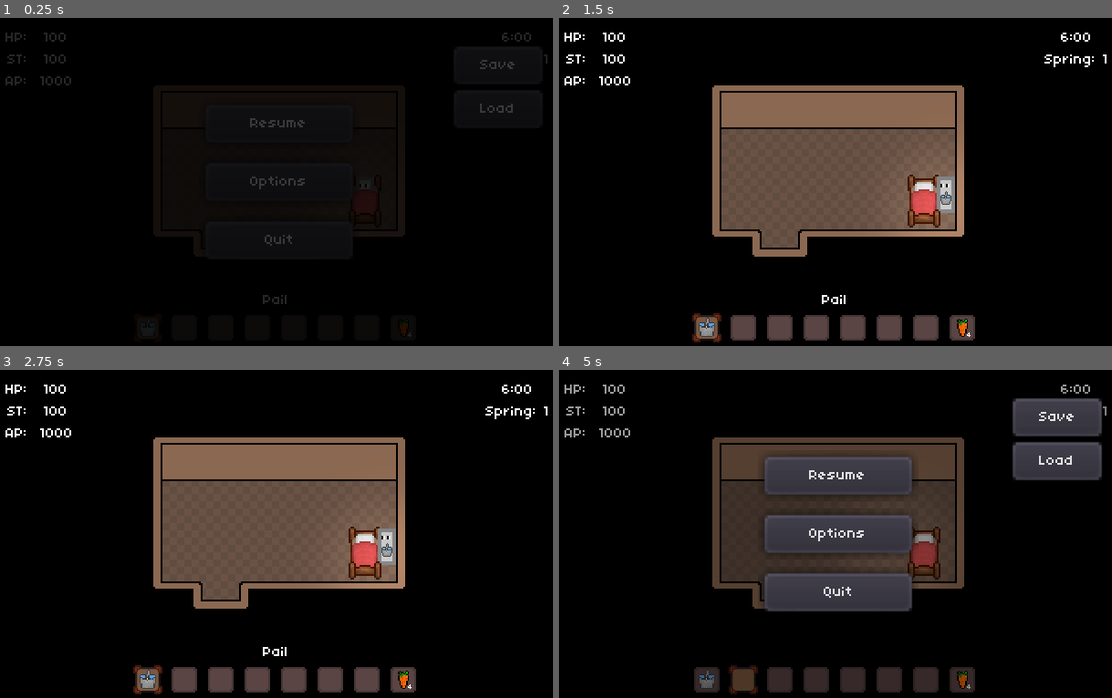
Above: before the commit, frames 1-4 (two rows, left to right).
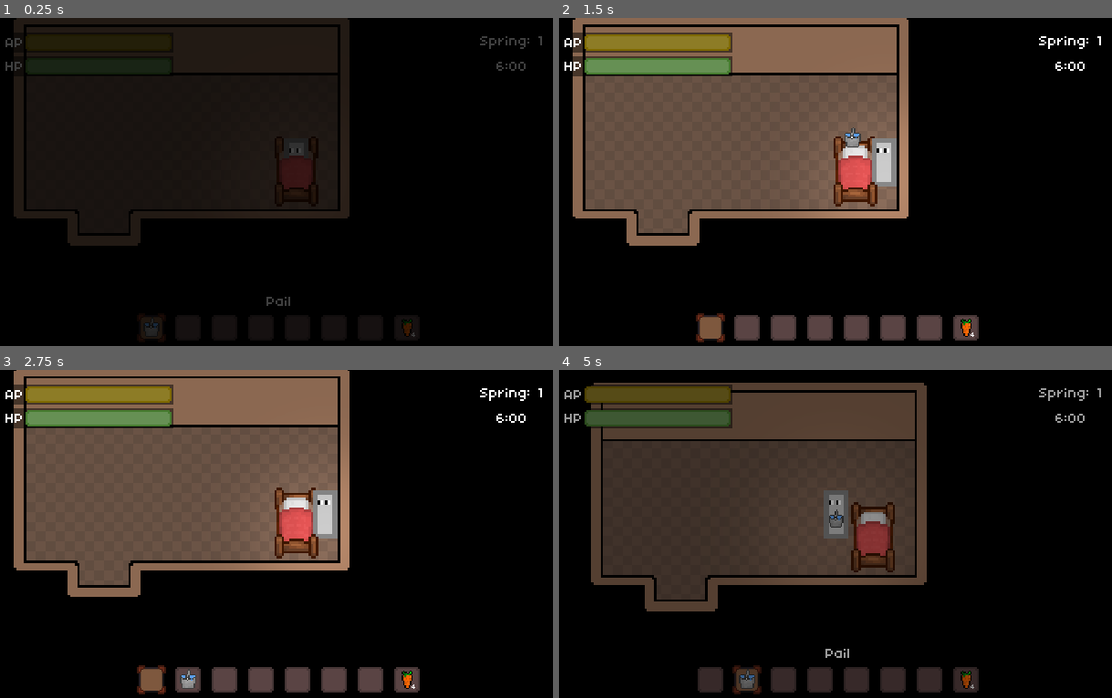
Above: after the commit, the same moments.

Repository: coolmoonstudios/Project-R
Game: Godot game, scene res://SceneManager.tscn
Same seed, same stepped clock (60 frames per second), same inputs: the game is played once before the commit and once after it.
Inputs (mouse positions are in pixels of both pictures, inside the frame that each line leads up to):
- Up to frame 1 (0.25 s): no input
- Up to frame 2 (1.5 s): move the mouse to (708, 326) at 0.52 s; hold D (move_right) 0.53-1.25 s; tap E (interact) at 0.6 s; click (708, 326) at 0.67 s; click (835, 122) at 1.25 s, where only the run before the commit has a clickable "Resume"
- Up to frame 3 (2.75 s): tap Enter at 2 s; move the mouse to (182, 678) at 2.02 s; hold S (move_down) from 2.03 s (still down); tap Q (pickup_rabbit) at 2.1 s; click (182, 678) at 2.17 s
- Up to frame 4 (5 s): tap Space at 2.75, 4.25 s; move the mouse to (780, 678) at 2.77 s; release S (move_down) at 2.78 s; hold D (move_right) 2.78-3.53 s; tap F (refill_feed) at 2.85 s; click (780, 678) at 2.92 s; tap Enter at 3.5 s; move the mouse to (818, 678) at 3.52 s; hold W (move_up) 3.53-4.28 s; tap Shift (run) at 3.6 s; click (818, 678) at 3.67 s; move the mouse to (852, 678) at 4.27 s; hold A (move_left) from 4.28 s (still down); hold Mouse wheel down (scroll_down) from 4.28 s (still down); click (852, 678) at 4.42 s; tap Escape (menu) at 4.9 s

The runs differ from the first frame. In frame 1, 20% of the frame differs, in the area x 0-100%, y 0-99%; in frame 2, 39%; in frame 3, 39%; in frame 4, 38%.

Commit message:
Add UI and resolution scaling

Diff:
--- a/Resources/HUD/Hotbar.gd
+++ b/Resources/HUD/Hotbar.gd
@@ -1,4 +1,4 @@
-extends Node2D
+extends Control
 
 const SlotClass = preload("res://Resources/HUD/Slot.gd")
 
--- a/Resources/HUD/PauseMenu.tscn
+++ b/Resources/HUD/PauseMenu.tscn
@@ -7,6 +7,7 @@
 
 [node name="Pause" type="Node2D" parent="."]
 pause_mode = 2
+visible = false
 
 [node name="ColorRect" type="ColorRect" parent="Pause"]
 margin_right = 320.0
--- a/Resources/HUD/UserInterface.gd
+++ b/Resources/HUD/UserInterface.gd
@@ -10,6 +10,7 @@
 
 func _process(_delta):
 	$Day/Label.text = str(PlayerData.season) + ": "+ str(PlayerData.day)
-	$Health/Label.text = str(PlayerData.health)
-	$Energy/Label.text = str(PlayerData.energy)
-	$Action/Label.text = str(PlayerData.action)
+	$Health/HealthBar.value = PlayerData.health
+	$Health/HealthBar.hint_tooltip = str(PlayerData.health)
+	$Action/ActionBar.value = PlayerData.action
+	$Action/ActionBar.hint_tooltip = str(PlayerData.action)
--- a/Resources/HUD/UserInterface.tscn
+++ b/Resources/HUD/UserInterface.tscn
@@ -1,9 +1,13 @@
-[gd_scene load_steps=6 format=2]
+[gd_scene load_steps=10 format=2]
 
 [ext_resource path="res://Resources/HUD/UserInterface.gd" type="Script" id=1]
 [ext_resource path="res://Resources/HUD/Slot.gd" type="Script" id=2]
 [ext_resource path="res://Resources/HUD/Hotbar.gd" type="Script" id=3]
 [ext_resource path="res://Textures/HUD/item_slot_default.png" type="Texture" id=4]
+[ext_resource path="res://Textures/HUD/health_bar.png" type="Texture" id=5]
+[ext_resource path="res://Textures/HUD/action_bar_inner.png" type="Texture" id=6]
+[ext_resource path="res://Textures/HUD/health_bar_inner.png" type="Texture" id=7]
+[ext_resource path="res://Textures/HUD/action_bar.png" type="Texture" id=8]
 
 [sub_resource type="StyleBoxTexture" id=1]
 texture = ExtResource( 4 )
@@ -13,24 +17,30 @@
 follow_viewport_enable = true
 script = ExtResource( 1 )
 
-[node name="Hotbar" type="Node2D" parent="."]
-position = Vector2( 78, 0 )
+[node name="Hotbar" type="Control" parent="."]
+anchor_left = 0.5
+anchor_top = 1.0
+anchor_right = 0.5
+anchor_bottom = 1.0
+margin_top = -10.0
+margin_bottom = -10.0
 script = ExtResource( 3 )
 
 [node name="ColorRect" type="ColorRect" parent="Hotbar"]
-margin_top = 160.0
-margin_right = 160.0
-margin_bottom = 180.0
+margin_left = -80.0
+margin_top = -10.0
+margin_right = 80.0
+margin_bottom = 10.0
 color = Color( 0, 0, 0, 0.411765 )
 __meta__ = {
 "_edit_use_anchors_": false
 }
 
 [node name="Slots" type="GridContainer" parent="Hotbar"]
-margin_left = 2.0
-margin_top = 162.0
-margin_right = 158.0
-margin_bottom = 178.0
+margin_left = -78.0
+margin_top = -8.0
+margin_right = 78.0
+margin_bottom = 8.0
 custom_constants/hseparation = 4
 columns = 8
 __meta__ = {
@@ -101,149 +111,113 @@
 script = ExtResource( 2 )
 
 [node name="ActiveItemLabel" type="Label" parent="Hotbar"]
-margin_top = 151.0
-margin_right = 160.0
-margin_bottom = 159.0
-text = "Example Item"
+margin_left = -72.0
+margin_top = -18.0
+margin_right = 72.0
+margin_bottom = -10.0
+text = "Item"
 align = 1
+valign = 1
+
+[node name="Time" type="Control" parent="."]
+anchor_left = 1.0
+anchor_right = 1.0
+margin_left = -56.0
+margin_top = 22.0
+margin_right = -56.0
+margin_bottom = 22.0
+
+[node name="ColorRect" type="ColorRect" parent="Time"]
+margin_right = 48.0
+margin_bottom = 10.0
+color = Color( 0, 0, 0, 0.490196 )
 __meta__ = {
 "_edit_use_anchors_": false
 }
 
-[node name="Time" type="Node2D" parent="."]
-position = Vector2( 269, 6 )
-
-[node name="ColorRect" type="ColorRect" parent="Time"]
-margin_right = 43.0
-margin_bottom = 10.0
-color = Color( 0, 0, 0, 0.490196 )
-__meta__ = {
-"_edit_use_anchors_": false
-}
-
 [node name="Label" type="Label" parent="Time"]
-margin_right = 43.0
+margin_right = 48.0
 margin_bottom = 10.0
 text = "6:00"
 align = 1
 valign = 1
-__meta__ = {
-"_edit_use_anchors_": false
-}
-
-[node name="Day" type="Node2D" parent="."]
-position = Vector2( 269, 18 )
+
+[node name="Day" type="Control" parent="."]
+anchor_left = 1.0
+anchor_right = 1.0
+margin_left = -52.0
+margin_top = 8.0
+margin_right = -52.0
+margin_bottom = 8.0
 
 [node name="ColorRect" type="ColorRect" parent="Day"]
-margin_right = 43.0
-margin_bottom = 10.0
-color = Color( 0, 0, 0, 0.490196 )
-__meta__ = {
-"_edit_use_anchors_": true
-}
+anchor_left = 1.0
+anchor_right = 1.0
+margin_left = -4.0
+margin_right = 44.0
+margin_bottom = 10.0
+color = Color( 0, 0, 0, 0.490196 )
 
 [node name="Label" type="Label" parent="Day"]
-margin_right = 43.0
+margin_left = -4.0
+margin_right = 44.0
 margin_bottom = 10.0
 text = "Spring 1"
 align = 1
 valign = 1
-__meta__ = {
-"_edit_use_anchors_": true
-}
-
-[node name="Health" type="Node2D" parent="."]
-position = Vector2( 8, 6 )
+
+[node name="Health" type="Control" parent="."]
+margin_left = 8.0
+margin_top = 21.0
+margin_right = 8.0
+margin_bottom = 21.0
 
 [node name="ColorRect" type="ColorRect" parent="Health"]
-margin_right = 43.0
-margin_bottom = 10.0
-color = Color( 0, 0, 0, 0.490196 )
-__meta__ = {
-"_edit_use_anchors_": true
-}
-
-[node name="Prefix" type="Label" parent="Health"]
-margin_right = 14.0
-margin_bottom = 10.0
-text = "HP:"
-align = 2
-valign = 1
-__meta__ = {
-"_edit_use_anchors_": false
-}
+margin_right = 94.0
+margin_bottom = 11.0
+color = Color( 0, 0, 0, 0.490196 )
+
+[node name="HealthBar" type="TextureProgress" parent="Health"]
+margin_left = 13.0
+margin_top = 1.0
+margin_right = 93.0
+margin_bottom = 10.0
+texture_over = ExtResource( 5 )
+texture_progress = ExtResource( 7 )
+texture_progress_offset = Vector2( 1, 1 )
 
 [node name="Label" type="Label" parent="Health"]
-margin_left = 17.0
-margin_right = 43.0
-margin_bottom = 10.0
-text = "100"
-align = 1
-valign = 1
-__meta__ = {
-"_edit_use_anchors_": false
-}
-
-[node name="Energy" type="Node2D" parent="."]
-position = Vector2( 8, 18 )
-
-[node name="ColorRect" type="ColorRect" parent="Energy"]
-margin_right = 43.0
-margin_bottom = 10.0
-color = Color( 0, 0, 0, 0.490196 )
-__meta__ = {
-"_edit_use_anchors_": true
-}
-
-[node name="Prefix" type="Label" parent="Energy"]
-margin_right = 14.0
-margin_bottom = 10.0
-text = "ST:"
-align = 2
-valign = 1
-__meta__ = {
-"_edit_use_anchors_": false
-}
-
-[node name="Label" type="Label" parent="Energy"]
-margin_left = 17.0
-margin_right = 43.0
-margin_bottom = 10.0
-text = "100"
-align = 1
-valign = 1
-__meta__ = {
-"_edit_use_anchors_": false
-}
-
-[node name="Action" type="Node2D" parent="."]
-position = Vector2( 8, 30 )
+margin_left = 2.0
+margin_top = 2.0
+margin_right = 12.0
+margin_bottom = 10.0
+text = "HP"
+
+[node name="Action" type="Control" parent="."]
+margin_left = 8.0
+margin_top = 9.0
+margin_right = 8.0
+margin_bottom = 9.0
 
 [node name="ColorRect" type="ColorRect" parent="Action"]
-margin_right = 43.0
-margin_bottom = 10.0
-color = Color( 0, 0, 0, 0.490196 )
-__meta__ = {
-"_edit_use_anchors_": true
-}
-
-[node name="Prefix" type="Label" parent="Action"]
-margin_right = 14.0
-margin_bottom = 10.0
-text = "AP:"
-align = 2
-valign = 1
-__meta__ = {
-"_edit_use_anchors_": false
-}
+margin_top = -1.0
+margin_right = 94.0
+margin_bottom = 10.0
+color = Color( 0, 0, 0, 0.490196 )
+
+[node name="ActionBar" type="TextureProgress" parent="Action"]
+margin_left = 13.0
+margin_right = 93.0
+margin_bottom = 9.0
+max_value = 1000.0
+value = 200.0
+texture_over = ExtResource( 8 )
+texture_progress = ExtResource( 6 )
+texture_progress_offset = Vector2( 1, 1 )
 
 [node name="Label" type="Label" parent="Action"]
-margin_left = 17.0
-margin_right = 43.0
-margin_bottom = 10.0
-text = "1000"
-align = 1
-valign = 1
-__meta__ = {
-"_edit_use_anchors_": false
-}
+margin_left = 2.0
+margin_top = 1.0
+margin_right = 12.0
+margin_bottom = 9.0
+text = "AP"
--- a/SceneManager.tscn
+++ b/SceneManager.tscn
@@ -73,19 +73,25 @@
 [node name="HouseInside" parent="CurrentScene" instance=ExtResource( 1 )]
 
 [node name="Camera2D" type="Camera2D" parent="."]
+position = Vector2( 160, 88 )
 current = true
+zoom = Vector2( 0.75, 0.75 )
 
 [node name="UserInterface" parent="." instance=ExtResource( 2 )]
 follow_viewport_enable = false
 
 [node name="PauseMenu" parent="." instance=ExtResource( 5 )]
+scale = Vector2( 4, 4 )
+transform = Transform2D( 4, 0, 0, 4, 0, 0 )
 
 [node name="ScreenTransition" type="CanvasLayer" parent="."]
+scale = Vector2( 4, 4 )
+transform = Transform2D( 4, 0, 0, 4, 0, 0 )
 
 [node name="ColorRect" type="ColorRect" parent="ScreenTransition"]
 visible = false
-margin_right = 320.0
-margin_bottom = 180.0
+anchor_right = 1.0
+anchor_bottom = 1.0
 mouse_filter = 2
 color = Color( 0, 0, 0, 1 )
 __meta__ = {
@@ -99,6 +105,7 @@
 anims/RESET = SubResource( 3 )
 
 [node name="CanvasModulate" type="CanvasModulate" parent="."]
+position = Vector2( 4, 5 )
 color = Color( 0.690196, 0.690196, 0.690196, 1 )
 script = ExtResource( 4 )
 
--- a/project.godot
+++ b/project.godot
@@ -12,6 +12,7 @@
 
 config/name="Project R"
 run/main_scene="res://SceneManager.tscn"
+config/use_custom_user_dir=true
 config/custom_user_dir_name="/CoolMoon Studios/ProjectR/"
 config/icon="res://icon.png"
 
@@ -27,8 +28,9 @@
 window/size/height=180
 window/size/test_width=1280
 window/size/test_height=720
+window/dpi/allow_hidpi=true
 window/stretch/mode="2d"
-window/stretch/aspect="keep"
+window/stretch/aspect="expand"
 
 [gui]
 
Binary file added: Textures/HUD/action_bar.png
Not shown, added: Textures/HUD/action_bar.png.import
Binary file added: Textures/HUD/action_bar_inner.png
Not shown, added: Textures/HUD/action_bar_inner.png.import
Binary file added: Textures/HUD/health_bar.png
Not shown, added: Textures/HUD/health_bar.png.import
Binary file added: Textures/HUD/health_bar_inner.png
Not shown, added: Textures/HUD/health_bar_inner.png.import
